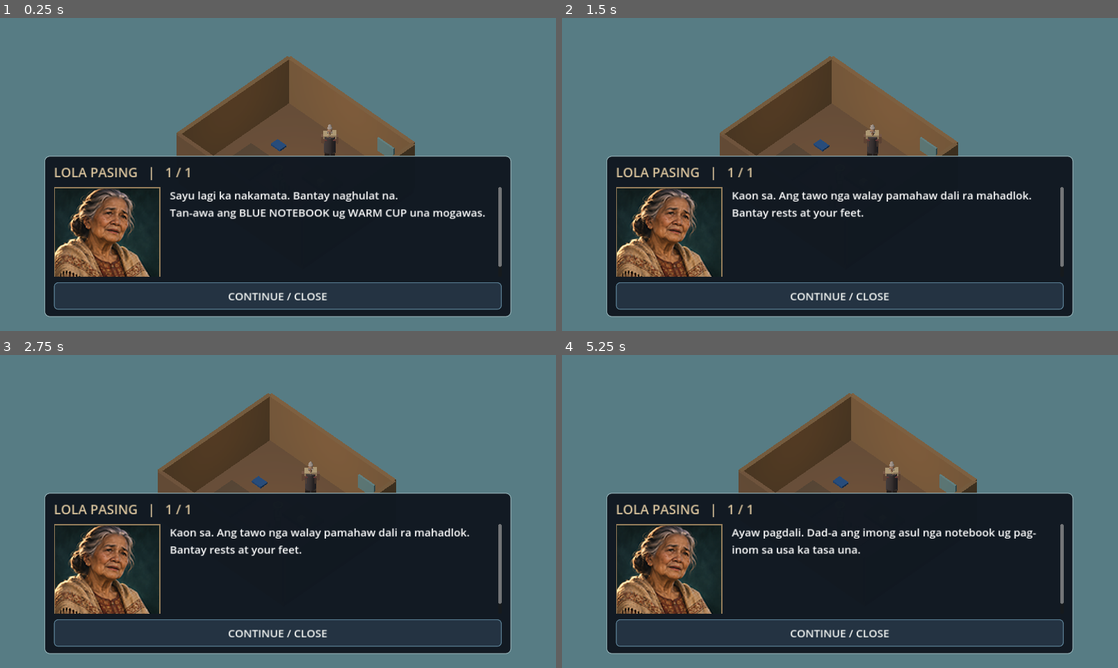
Above: before the commit, frames 1-4 (two rows, left to right).
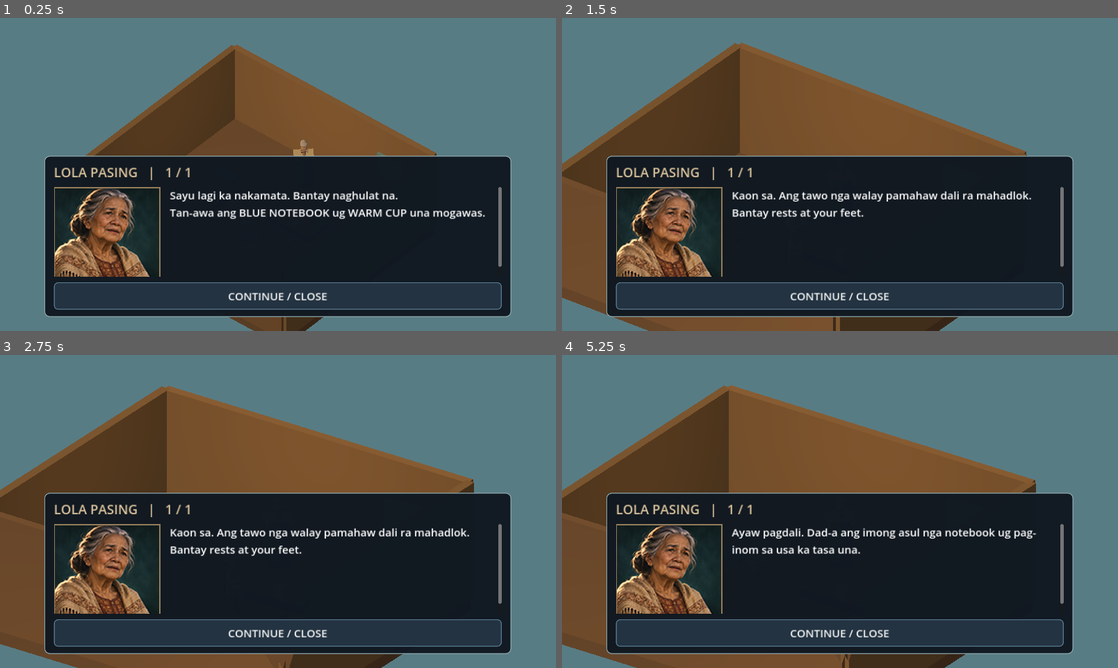
Above: after the commit, the same moments.

Repository: LokiJ07/Tabi-tabi
Game: Godot game, scene res://scenes/main.tscn
Two runs of this game, one before a commit and one after it. Both use one fixed random seed, a clock stepped at 60 frames per second and the inputs below.
Inputs (mouse positions are in pixels of both pictures, inside the frame that each line leads up to):
- Up to frame 1 (0.25 s): no input
- Up to frame 2 (1.5 s): tap Enter (ui_accept) at 0.5, 0.77 s; move the mouse to (962, 158) at 0.52 s; hold Right (ui_right) 0.53-1.25 s; click (962, 158) at 0.67 s; drag from (728, 190) to (812, 237) at 1.27 s
- Up to frame 3 (2.75 s): move the mouse to (333, 442) at 2.02 s; hold Right (ui_right) from 2.03 s (still down)
- Up to frame 4 (5.25 s): release Right (ui_right) at 2.75 s; drag from (812, 574) to (673, 464) at 2.77 s; tap Enter (ui_accept) at 3.5, 3.77 s; move the mouse to (1006, 558) at 3.52 s; hold Left (ui_left) 3.53-4.25 s; drag from (673, 464) to (756, 433) at 4.27 s; move the mouse to (867, 511) at 5.02 s; hold Down (ui_down) from 5.03 s (still down); click (867, 511) at 5.17 s

The runs differ from the first frame. In frame 1, 7.7% of the frame differs, in the area x 15-79%, y 8-100%; in frame 2, 18%; in frame 3, 19%; in frame 4, 19%, in the area x 0-86%, y 9-100%.

Commit message:
feat(night1): actor-focused cinematic camera, subtle facial acting and ambient light direction

Diff:
--- a/scripts/main.gd
+++ b/scripts/main.gd
@@ -13,6 +13,8 @@
 const SpeakerPortrait = preload("res://scripts/ui/speaker_portrait.gd")
 const ConversationPages = preload("res://scripts/narrative/conversation_pages.gd")
 const BarrioDetails = preload("res://scripts/world/barrio_details.gd")
+const CinematicCamera = preload("res://scripts/visuals/cinematic_camera.gd")
+const BarrioLighting = preload("res://scripts/visuals/barrio_lighting.gd")
 const BantayRoute = preload("res://scripts/ai/bantay_route.gd")
 const BantayAwareness = preload("res://scripts/ai/bantay_awareness.gd")
 const AimPad = preload("res://scripts/ui/aim_pad.gd")
@@ -59,6 +61,7 @@
 var dog_waypoints := PackedVector3Array()
 var dog_next_waypoint := 0
 var dog_repath_timer := 0.0
+var camera_director = CinematicCamera.new()
 var camera: Camera3D
 var lantern: SpotLight3D
 var info: Label
@@ -148,6 +151,10 @@
 	_update_dog_warnings(delta)
 	_update_interact_hint()
 	FolkActors.animate_person(apprentice_visual, elapsed, desired.length() > 0.1)
+	var speaking_role := ""
+	if dialogue != null and dialogue.visible and not dialogue_pages.is_empty():
+		speaking_role = str(dialogue_pages[dialogue_page].get("speaker", ""))
+	FolkActors.animate_expression(apprentice_visual, elapsed, speaking_role == "APPRENTICE", preferences.reduced_motion)
 	for i in range(4):
 		var role: String = ["LOLA", "DADO", "SABEL", "MARA"][i]
 		var marker: Node3D = interaction_nodes.get(role) as Node3D
@@ -155,8 +162,11 @@
 			var witness: Node3D = marker.get_node_or_null(role) as Node3D
 			if witness != null:
 				FolkActors.animate_person(witness, elapsed * 0.48 + float(i) * 2.3, false)
-	camera.global_position = camera.global_position.lerp(player.global_position + Vector3(12, 17, 12), 1.0 if preferences.reduced_motion else minf(1.0, delta * 4.0))
-	camera.look_at(player.global_position + Vector3(0, 0.7, 0))
+				FolkActors.animate_expression(witness, elapsed, role == speaking_role, preferences.reduced_motion)
+	if in_lola_hut:
+		var elder := get_node_or_null(LolaHut.NODE_NAME + "/Lola seated") as Node3D
+		FolkActors.animate_expression(elder, elapsed, speaking_role == "LOLA", preferences.reduced_motion)
+	camera_director.tick(camera, player, delta, preferences.reduced_motion)
 	elapsed += delta
 	if is_night and santelmo != null:
 		light_alarm = santelmo.update_behavior(delta, player.global_position, lamp_heading, focus_held)
@@ -455,6 +465,7 @@
 	environment.environment = env
 	environment.name = "Environment"
 	add_child(environment)
+	BarrioLighting.apply(sun, environment, lantern, false)
 
 
 func _is_reading_ui() -> bool:
@@ -1037,7 +1048,9 @@
 	bantay.velocity = Vector3.ZERO
 	dog_waypoints.clear()
 	dog_repath_timer = 0.0
-	camera.global_position = player.global_position + Vector3(12, 17, 12)
+	camera_director.reset()
+	camera.size = CinematicCamera.WORLD_SIZE
+	camera.global_position = player.global_position + CinematicCamera.DEFAULT_OFFSET
 	camera.look_at(player.global_position + Vector3(0, 0.7, 0))
 
 
@@ -1094,6 +1107,7 @@
 	dialogue_text.text = str(item.get("text", ""))
 	dialogue_portrait.call("set_speaker", role)
 	dialogue_portrait.set_process(not preferences.reduced_motion)
+	_frame_cinematic_speaker(role)
 	var color: Color = FolkActors.identity(role)["accent"] if role != "NARRATOR" else Color("#d7c69c")
 	dialogue_speaker.add_theme_color_override("font_color", color.lightened(0.15))
 	dialogue_next_button.text = "NEXT SPEAKER  >" if dialogue_page + 1 < dialogue_pages.size() else "CONTINUE / CLOSE"
@@ -1101,6 +1115,25 @@
 	scroller.scroll_vertical = 0
 
 
+func _frame_cinematic_speaker(role: String) -> void:
+	# Frame the physical source rather than only swapping a portrait sprite.
+	# Story overlays still show the world above them.
+	var target: Node3D = null
+	if role == "LOLA" and in_lola_hut:
+		target = get_node_or_null(LolaHut.NODE_NAME + "/Lola seated") as Node3D
+	elif ["LOLA", "DADO", "MARA", "SABEL"].has(role):
+		target = interaction_nodes.get(role) as Node3D
+	elif role == "APPRENTICE" or role == "BANTAY":
+		target = player if role == "APPRENTICE" else bantay
+	elif role == "SANTELMO" and santelmo != null:
+		target = santelmo as Node3D
+	elif role == "NARRATOR" and is_night and santelmo != null:
+		target = santelmo as Node3D
+	else:
+		target = player
+	camera_director.focus_on(target, role)
+
+
 func _advance_dialogue() -> void:
 	if dialogue == null or not dialogue.visible:
 		return
@@ -1112,6 +1145,7 @@
 
 
 func _close_dialogue() -> void:
+	camera_director.release()
 	if dialogue != null:
 		dialogue.hide()
 		dialogue.modulate.a = 1.0
@@ -1137,17 +1171,13 @@
 		return
 	is_night = not is_night
 	living_sound.set_night(is_night)
-	lantern.light_energy = 4.5 if is_night else 0.0
+	BarrioLighting.apply(sun, get_node_or_null("Environment") as WorldEnvironment, lantern, is_night)
 	dog_awareness.reset()
 	dog_warning_label.text = ""
 	dog_warning_seconds = 0.0
-	sun.light_energy = 0.17 if is_night else 1.1
 	focus_held = false
 	light_alarm = 0.0
 	alarm_label.text = ""
-	var env_node := get_node_or_null("Environment") as WorldEnvironment
-	if env_node != null:
-		env_node.environment.background_color = Color(0.04, 0.10, 0.22) if is_night else Color(0.48, 0.68, 0.72)
 	if is_night and santelmo == null:
 		santelmo = SantelmoActor.new()
 		add_child(santelmo)
@@ -1304,14 +1334,10 @@
 		return
 	is_night = false
 	living_sound.set_night(false)
-	lantern.light_energy = 0
-	sun.light_energy = 1.1
+	BarrioLighting.apply(sun, get_node_or_null("Environment") as WorldEnvironment, lantern, false)
 	MorningAftermath.ensure(self, story.outcome)
 	if santelmo != null:
 		santelmo.visible = false
-	var env_node := get_node_or_null("Environment") as WorldEnvironment
-	if env_node != null:
-		env_node.environment.background_color = Color(0.48, 0.68, 0.72)
 	var line := ""
 	match result:
 		"resolve":
--- /dev/null
+++ b/scripts/visuals/barrio_lighting.gd
@@ -0,0 +1,28 @@
+extends RefCounted
+## Controlled daytime/night color script for Godot 4.3 GL Compatibility.
+## Does not create expensive shadow cascades or additional fullscreen effects.
+
+const DAY_SKY := Color(0.49, 0.68, 0.72)
+const NIGHT_SKY := Color(0.036, 0.073, 0.13)
+const DAY_AMBIENT := Color(0.77, 0.74, 0.68)
+const NIGHT_AMBIENT := Color(0.27, 0.41, 0.54)
+const DAY_SUN := Color(1.0, 0.88, 0.70)
+const NIGHT_MOON := Color(0.45, 0.62, 0.88)
+
+
+static func apply(sun: DirectionalLight3D, env_node: WorldEnvironment, lantern: SpotLight3D, night: bool) -> void:
+	if sun != null:
+		sun.light_energy = 0.21 if night else 1.05
+		sun.light_color = NIGHT_MOON if night else DAY_SUN
+	if env_node != null and env_node.environment != null:
+		var sky: Environment = env_node.environment
+		sky.background_mode = Environment.BG_COLOR
+		sky.background_color = NIGHT_SKY if night else DAY_SKY
+		sky.ambient_light_source = Environment.AMBIENT_SOURCE_COLOR
+		sky.ambient_light_color = NIGHT_AMBIENT if night else DAY_AMBIENT
+		sky.ambient_light_energy = 0.32 if night else 0.62
+	if lantern != null:
+		lantern.light_color = Color(1.0, 0.73, 0.38)
+		lantern.light_energy = 4.2 if night else 0.0
+		lantern.spot_angle = 49.0
+		lantern.spot_range = 11.5
--- /dev/null
+++ b/scripts/visuals/cinematic_camera.gd
@@ -0,0 +1,68 @@
+extends RefCounted
+## Reversible, actor-aware story framing for the existing mobile isometric camera.
+## Camera motion affects visuals only, never the player's position or save data.
+
+const DEFAULT_OFFSET := Vector3(12.0, 17.0, 12.0)
+const SHOT_OFFSET := Vector3(3.8, 4.7, 5.5)
+const WORLD_SIZE := 16.0
+const STORY_SIZE := 7.6
+var subject: Node3D
+var active := false
+var speaker := ""
+var blend := 0.0
+
+
+func focus_on(actor: Node3D, role: String) -> void:
+	if actor == null:
+		release()
+		return
+	subject = actor
+	speaker = role
+	active = true
+
+
+func release() -> void:
+	active = false
+	subject = null
+	speaker = ""
+
+
+func is_framing() -> bool:
+	return active and is_instance_valid(subject)
+
+
+func target_world_position(player: Node3D) -> Vector3:
+	return player.global_position + DEFAULT_OFFSET
+
+
+func target_story_position(player: Node3D) -> Vector3:
+	var focus: Vector3 = subject.global_position if is_framing() else player.global_position
+	var relative: Vector3 = SHOT_OFFSET
+	if speaker == "SANTELMO":
+		relative = Vector3(5.3, 5.8, 6.4)
+	return focus + relative
+
+
+func tick(camera: Camera3D, player: Node3D, delta: float, reduced_motion: bool) -> void:
+	if camera == null or player == null:
+		return
+	var intended: float = 1.0 if is_framing() else 0.0
+	var factor: float = 1.0 if reduced_motion else clampf(delta * 3.8, 0.0, 1.0)
+	blend = lerpf(blend, intended, factor)
+	if absf(blend - intended) < 0.003:
+		blend = intended
+	var default_pos := target_world_position(player)
+	var close_pos := target_story_position(player)
+	var destination := default_pos.lerp(close_pos, blend)
+	var follow: float = 1.0 if reduced_motion else clampf(delta * 4.0, 0.0, 1.0)
+	camera.global_position = camera.global_position.lerp(destination, follow)
+	camera.size = lerpf(WORLD_SIZE, STORY_SIZE, blend)
+	var look: Vector3 = player.global_position + Vector3(0, 0.7, 0)
+	if is_framing():
+		look = look.lerp(subject.global_position + Vector3(0, 1.4, 0), blend)
+	camera.look_at(look)
+
+
+func reset() -> void:
+	release()
+	blend = 0.0
--- a/scripts/visuals/folk_actors.gd
+++ b/scripts/visuals/folk_actors.gd
@@ -73,6 +73,7 @@
 	part(actor, "Head", "sphere", Vector3(0, 1.59, 0), Vector3(0.25, 0.28, 0.23), skin)
 	part(actor, "Hair", "sphere", Vector3(0, 1.79, 0.025), Vector3(0.264, 0.13, 0.235), hair)
 	part(actor, "Nose", "sphere", Vector3(0, 1.55, -0.235), Vector3(0.062, 0.084, 0.09), skin.darkened(0.11))
+	part(actor, "SpeakingMouth", "sphere", Vector3(0, 1.44, -0.218), Vector3(0.09, 0.025, 0.018), Color("#693f39"))
 	for side in [-1, 1]:
 		var label := "Left" if side < 0 else "Right"
 		part(actor, "Eye" + label, "sphere", Vector3(0.104 * side, 1.64, -0.217), Vector3(0.039, 0.04, 0.025), Color("#25221f"))
@@ -163,6 +164,33 @@
 		arm_r.rotation.x = swing * 0.65
 
 
+static func animate_expression(actor: Node3D, time: float, speaking: bool, reduced_motion: bool = false) -> void:
+	# Lightweight procedural face acting: no extra 3D viewports or animation
+	# textures. This is stand-in acting until properly rigged characters arrive.
+	if actor == null:
+		return
+	var role: String = str(actor.get_meta("character_id", "RESIDENT"))
+	var offset: float = 0.7 if role == "LOLA" else 2.1 if role == "DADO" else 3.0 if role == "MARA" else 0.2
+	var blink: float = 1.0
+	if not reduced_motion and fposmod(time + offset, 4.8) < 0.13:
+		blink = 0.14
+	for label in ["EyeLeft", "EyeRight"]:
+		var eye := actor.get_node_or_null(label) as MeshInstance3D
+		if eye != null:
+			eye.scale = Vector3(0.039, 0.04 * blink, 0.025)
+	var mouth := actor.get_node_or_null("SpeakingMouth") as MeshInstance3D
+	if mouth != null:
+		var amount := 0.025
+		if speaking and not reduced_motion:
+			amount = 0.038 + 0.026 * absf(sin(time * 8.7))
+		elif speaking:
+			amount = 0.047
+		mouth.scale = Vector3(0.09, amount, 0.018)
+	var gesture := actor.get_node_or_null("ArmRight") as Node3D
+	if gesture != null:
+		gesture.rotation.z = 0.18 * sin(time * 2.1 + offset) if speaking and not reduced_motion else 0.0
+
+
 static func animate_dog(actor: Node3D, time: float, moving: bool, alert: bool) -> void:
 	var tail := actor.get_node_or_null("Tail") as Node3D
 	if tail != null:
--- /dev/null
+++ b/tests/barrio_lighting_test.gd
@@ -0,0 +1,36 @@
+extends SceneTree
+const Lighting = preload("res://scripts/visuals/barrio_lighting.gd")
+var failures := 0
+
+func check(value: bool, name: String) -> void:
+	if not value:
+		failures += 1
+		printerr("Barrio lighting test: " + name)
+
+func _initialize() -> void:
+	call_deferred("_run")
+
+func _run() -> void:
+	var root_node := Node3D.new()
+	root.add_child(root_node)
+	var sun := DirectionalLight3D.new()
+	root_node.add_child(sun)
+	var env_node := WorldEnvironment.new()
+	env_node.environment = Environment.new()
+	root_node.add_child(env_node)
+	var lantern := SpotLight3D.new()
+	root_node.add_child(lantern)
+	Lighting.apply(sun, env_node, lantern, true)
+	check(sun.light_energy < 0.4, "dim blue moon instead of full midday light")
+	check(env_node.environment.ambient_light_energy < 0.4, "nighttime ambient darker")
+	check(lantern.light_energy >= 4.0, "functional warm lantern at night")
+	check(lantern.light_color.r > lantern.light_color.b, "lantern stays amber")
+	check(env_node.environment.background_color == Lighting.NIGHT_SKY, "night sky color applied")
+	Lighting.apply(sun, env_node, lantern, false)
+	check(sun.light_energy > 1.0, "daytime warm key light restored")
+	check(lantern.light_energy == 0.0, "lantern not overlighting day")
+	check(env_node.environment.background_color == Lighting.DAY_SKY, "day sky restored")
+	check(env_node.environment.ambient_light_energy > 0.6, "warm daytime ambient restored")
+	root_node.queue_free()
+	print("Barrio day/night lighting: ", "PASS" if failures == 0 else str(failures) + " failures")
+	quit(0 if failures == 0 else 1)
--- /dev/null
+++ b/tests/night01_camera_test.gd
@@ -0,0 +1,69 @@
+extends SceneTree
+const Director = preload("res://scripts/visuals/cinematic_camera.gd")
+const Scene = preload("res://scenes/main.tscn")
+const Actors = preload("res://scripts/visuals/folk_actors.gd")
+var failures := 0
+
+func check(condition: bool, description: String) -> void:
+	if not condition:
+		failures += 1
+		printerr("Cinematic camera test: " + description)
+
+func _initialize() -> void:
+	call_deferred("_run")
+
+func _run() -> void:
+	var player := Node3D.new()
+	player.position = Vector3(0, 1.0, 0)
+	root.add_child(player)
+	var subject := Node3D.new()
+	subject.position = Vector3(6, 0.0, 5)
+	root.add_child(subject)
+	var camera := Camera3D.new()
+	camera.projection = Camera3D.PROJECTION_ORTHOGONAL
+	camera.size = 16.0
+	root.add_child(camera)
+	var director = Director.new()
+	check(not director.is_framing(), "default shot is free exploration")
+	director.focus_on(subject, "LOLA")
+	director.tick(camera, player, 1.0, true)
+	check(director.is_framing(), "witness shot active")
+	check(absf(camera.size - director.STORY_SIZE) < 0.01, "camera zooms to story framing")
+	check(camera.global_position.distance_to(subject.global_position + director.SHOT_OFFSET) < 0.1, "camera closes on the actual witness")
+	director.release()
+	director.tick(camera, player, 1.0, true)
+	check(absf(camera.size - director.WORLD_SIZE) < 0.01, "camera restores original isometric scale")
+	check(camera.global_position.distance_to(player.global_position + director.DEFAULT_OFFSET) < 0.1, "camera returns to player")
+	camera.queue_free()
+	subject.queue_free()
+	player.queue_free()
+
+	var actor := Actors.person("LOLA", Color.WHITE, Color.BLACK)
+	root.add_child(actor)
+	check(actor.get_node_or_null("SpeakingMouth") != null, "named mouth mesh for acting")
+	Actors.animate_expression(actor, 4.1, true, false)
+	var mouth := actor.get_node("SpeakingMouth") as MeshInstance3D
+	check(mouth.scale.y > 0.037, "visible lip-motion expression during speech")
+	var eye := actor.get_node("EyeLeft") as MeshInstance3D
+	check(eye.scale.y < 0.01, "eye blink expression generated")
+	Actors.animate_expression(actor, 0.0, false, true)
+	check(absf(mouth.scale.y - 0.025) < 0.001, "reduced motion uses static closed mouth")
+	actor.queue_free()
+
+	var game = Scene.instantiate()
+	root.add_child(game)
+	await process_frame
+	check(game.camera_director.is_framing(), "opening prologue dialogue creates cinematic camera shot")
+	check(game.camera_director.speaker == "LOLA", "opening prologue frames Lola actor")
+	game._close_dialogue()
+	check(not game.camera_director.is_framing(), "closing dialogue restores free roaming camera")
+	game._show_dialogue("APPRENTICE: Bantay woke me.\nLOLA: Kaon sa.")
+	check(game.camera_director.speaker == "APPRENTICE", "player speaking causes close-up player shot")
+	game._advance_dialogue()
+	check(game.camera_director.speaker == "LOLA", "switching page changes in-world camera focus")
+	game._close_dialogue()
+	game.camera_director.tick(game.camera, game.player, 1.0, true)
+	check(absf(game.camera.size - 16.0) < 0.01, "free roaming zoom restored after final line")
+	game.queue_free()
+	print("Night 1 cinematic camera and acting: ", "PASS" if failures == 0 else str(failures) + " failures")
+	quit(0 if failures == 0 else 1)
Not shown, added: docs/G5_CINEMATIC_CAMERA_AND_MOOD.md
